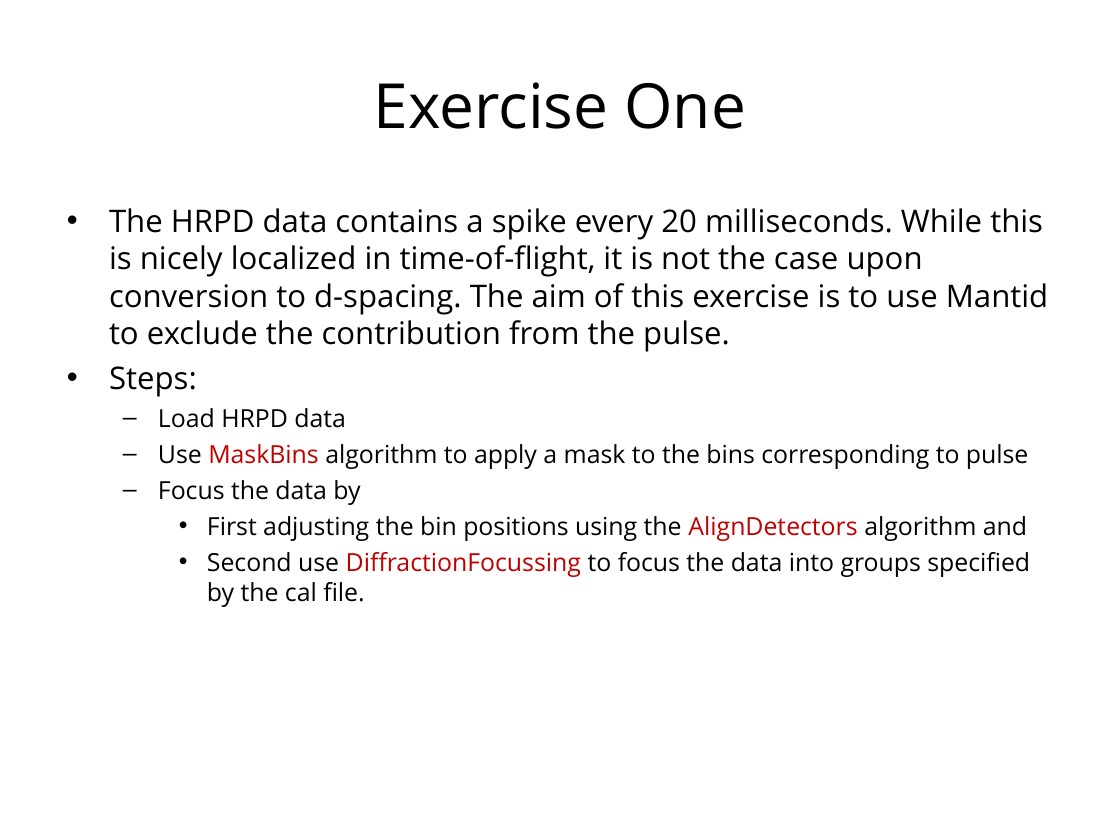
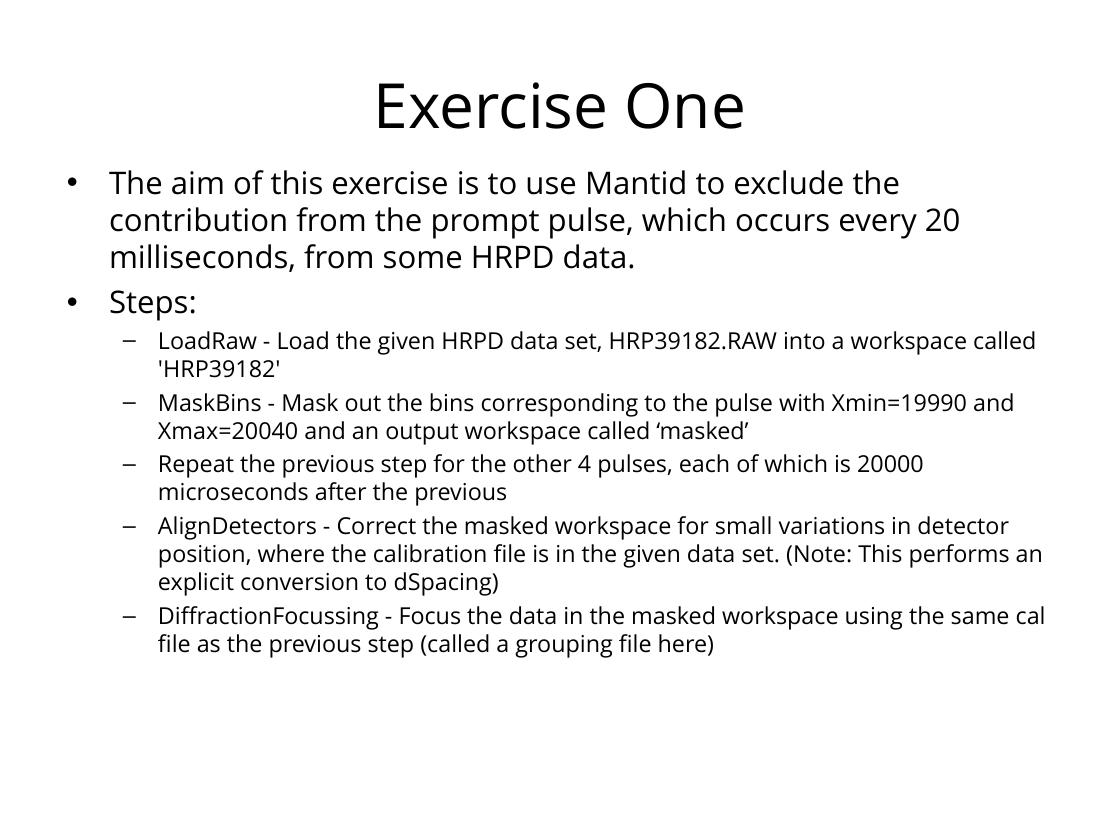
Before and after one commit to mantidproject/documents, a slide deck: slide 9 of Presentations/Python training course/Python in Mantid.ppt (slide 8 before the commit). Drawn at 1120x840 pixels with LibreOffice and Linux fonts; fonts in the diff are those of the drawing; background and template pictures are left out. Boxes give left, top, right and bottom in pixels: in the first picture for what was removed or moved away, otherwise in the second. Text is boxed around its words. In the diff, an @@ line names an element or a change of style, - is before the commit and + after.

```diff
--- a/Presentations/Python training course/Python in Mantid.ppt
+++ b/Presentations/Python training course/Python in Mantid.ppt
@@ text "The aim of this exercise ...": place and size @@
-text "The aim of this exercise ..." at (109,208,1048,607)
+text "The aim of this exercise ..." at (109,170,1046,658)
@@ text at (109,170,961,272): text changed @@
-• The HRPD data contains a spike every 20 milliseconds. While this is nicely localized in time-of-flight, it is not the case upon conversion to d-spacing. The aim of this exercise is to use Mantid to exclude the contribution from the pulse.
+• The aim of this exercise is to use Mantid to exclude the contribution from the prompt pulse, which occurs every 20 milliseconds, from some HRPD data.
@@ text at (158,331,1046,658): text changed; size 16 to 15 pt @@
-  – Load HRPD data
-  – Use MaskBins algorithm to apply a mask to the bins corresponding to pulse
-  – Focus the data by
-    • First adjusting the bin positions using the AlignDetectors algorithm and
-    • Second use DiffractionFocussing to focus the data into groups specified by the cal file.
+  – LoadRaw - Load the given HRPD data set, HRP39182.RAW into a workspace called 'HRP39182'
+  – MaskBins - Mask out the bins corresponding to the pulse with Xmin=19990 and Xmax=20040 and an output workspace called ‘masked’
+  – Repeat the previous step for the other 4 pulses, each of which is 20000 microseconds after the previous
+  – AlignDetectors - Correct the masked workspace for small variations in detector position, where the calibration file is in the given data set. (Note: This performs an explicit conversion to dSpacing)
+  – DiffractionFocussing - Focus the data in the masked workspace using the same cal file as the previous step (called a grouping file here)
```
Also in this commit, not shown: 3 other slides changed, 1 slide added.
